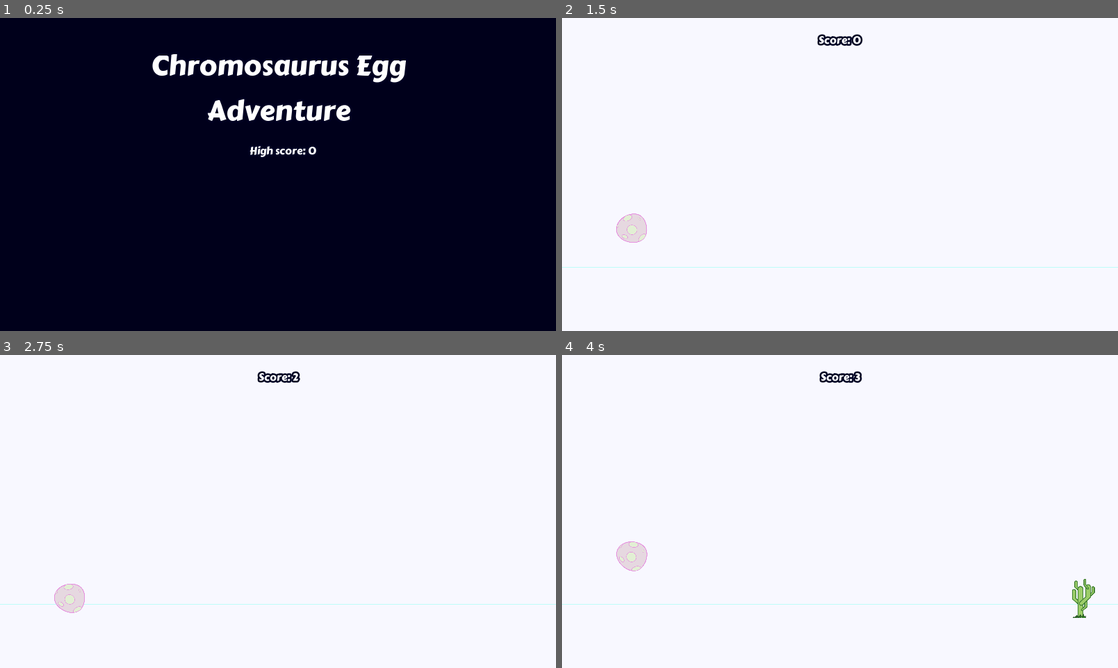
Above: before the commit, frames 1-4 (two rows, left to right).
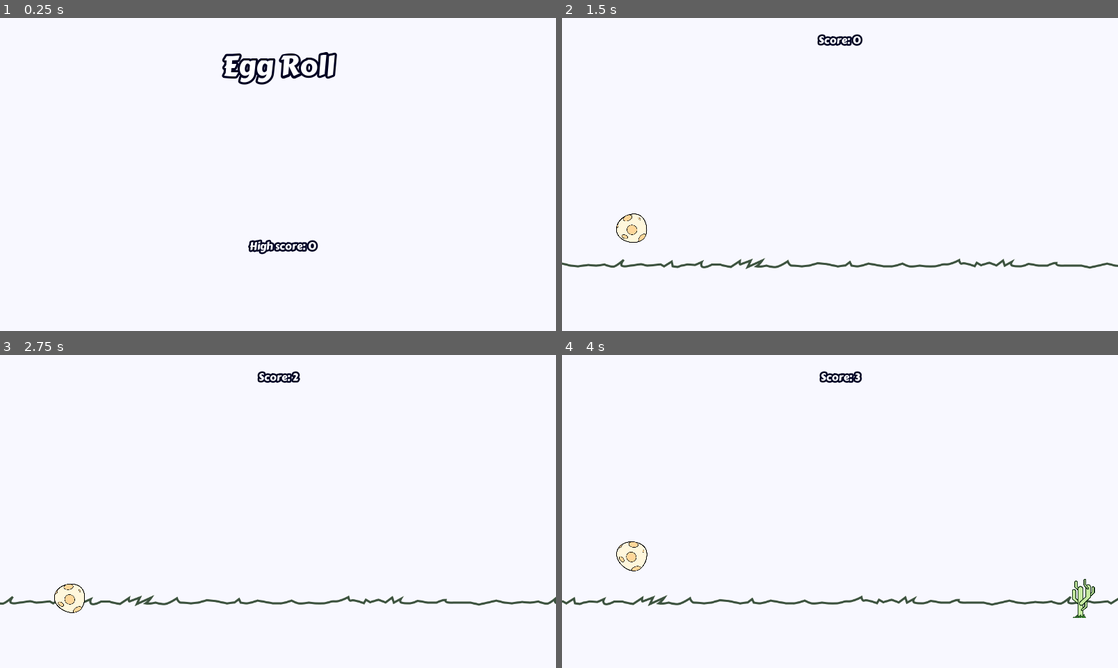
Above: after the commit, the same moments.

Repository: deutandev/Godot-Egg-Roll
Game: Godot game, scene res://src/UI/title.tscn
Two runs of this game, one before a commit and one after it. Both use one fixed random seed, a clock stepped at 60 frames per second and the inputs below.
Inputs:
- Up to frame 1 (0.25 s): no input
- Up to frame 2 (1.5 s): tap Enter at 0.5 s; tap Space (jump) at 0.6, 0.77, 1.07, 1.35 s
- Up to frame 3 (2.75 s): tap Space (jump) at 1.52, 1.82, 2.1 s
- Up to frame 4 (4 s): tap Space (jump) at 2.85, 3.02, 3.32, 3.6, 3.77 s

The runs differ from the first frame. In frame 1, 98% of the frame differs, in the area x 0-100%, y 0-100%; in frame 2, 1.6%; in frame 3, 1.5%; in frame 4, 1.8%.

Commit message:
Scrolling horizon

Diff:
--- a/src/Main/Main.tscn
+++ b/src/Main/Main.tscn
@@ -1,9 +1,10 @@
-[gd_scene load_steps=6 format=2]
+[gd_scene load_steps=7 format=2]
 
 [ext_resource path="res://src/Player/Player.tscn" type="PackedScene" id=1]
 [ext_resource path="res://src/Main/Main.gd" type="Script" id=2]
 [ext_resource path="res://src/bg/Background.tscn" type="PackedScene" id=3]
 [ext_resource path="res://src/UI/ui_theme.tres" type="Theme" id=4]
+[ext_resource path="res://src/bg/Horizon.tscn" type="PackedScene" id=5]
 
 [sub_resource type="RectangleShape2D" id=1]
 extents = Vector2( 57.145, 8.00006 )
@@ -13,6 +14,7 @@
 
 [node name="PlayerNode" parent="." instance=ExtResource( 1 )]
 position = Vector2( 160, 560 )
+z_index = 128
 
 [node name="Floor" type="StaticBody2D" parent="."]
 position = Vector2( 166.855, 600 )
@@ -27,8 +29,6 @@
 [node name="ObstacleTimer" type="Timer" parent="."]
 wait_time = 3.0
 autostart = true
-
-[node name="Background" parent="." instance=ExtResource( 3 )]
 
 [node name="Control" type="Control" parent="."]
 margin_right = 40.0
@@ -52,5 +52,10 @@
 
 [node name="ScoreTimer" type="Timer" parent="."]
 autostart = true
+
+[node name="Background" parent="." instance=ExtResource( 3 )]
+
+[node name="HorizonNode" parent="." instance=ExtResource( 5 )]
+position = Vector2( 627, 565 )
 [connection signal="timeout" from="ObstacleTimer" to="." method="_on_ObstacleTimer_timeout"]
 [connection signal="timeout" from="ScoreTimer" to="." method="_on_ScoreTimer_timeout"]
--- a/src/Obstacles/Obstacle.tscn
+++ b/src/Obstacles/Obstacle.tscn
@@ -3,8 +3,9 @@
 [ext_resource path="res://src/Obstacles/Obstacle.gd" type="Script" id=1]
 [ext_resource path="res://src/img/cactus.png" type="Texture" id=2]
 
-[sub_resource type="RectangleShape2D" id=1]
-extents = Vector2( 28.5404, 42.7664 )
+[sub_resource type="CapsuleShape2D" id=1]
+radius = 24.057
+height = 39.7784
 
 [node name="Obstacle" type="Area2D"]
 position = Vector2( 1334.29, 568 )
--- a/src/UI/title.tscn
+++ b/src/UI/title.tscn
@@ -1,25 +1,15 @@
-[gd_scene load_steps=4 format=2]
+[gd_scene load_steps=5 format=2]
 
 [ext_resource path="res://src/UI/ui_theme.tres" type="Theme" id=1]
 [ext_resource path="res://src/UI/title_font.tres" type="DynamicFont" id=2]
 [ext_resource path="res://src/UI/title.gd" type="Script" id=3]
+[ext_resource path="res://src/bg/Background.tscn" type="PackedScene" id=4]
 
 [node name="TitleScreen" type="Control"]
 anchor_right = 1.0
 anchor_bottom = 1.0
 theme = ExtResource( 1 )
 script = ExtResource( 3 )
-__meta__ = {
-"_edit_use_anchors_": false
-}
-
-[node name="CanvasLayer" type="CanvasLayer" parent="."]
-layer = -128
-
-[node name="ColorRect" type="ColorRect" parent="CanvasLayer"]
-anchor_right = 1.0
-anchor_bottom = 1.0
-color = Color( 0, 0, 0.109804, 1 )
 __meta__ = {
 "_edit_use_anchors_": false
 }
@@ -32,8 +22,7 @@
 margin_right = 292.5
 margin_bottom = 261.321
 custom_fonts/font = ExtResource( 2 )
-text = "Chromosaurus Egg
-Adventure"
+text = "Egg Roll"
 align = 1
 __meta__ = {
 "_edit_use_anchors_": false
@@ -41,12 +30,17 @@
 
 [node name="HighScore" type="Label" parent="."]
 anchor_left = 0.5
-anchor_top = 0.5
+anchor_top = 1.0
 anchor_right = 0.5
-anchor_bottom = 0.5
+anchor_bottom = 1.0
 margin_left = -66.0
-margin_top = -72.9717
+margin_top = -214.201
 margin_right = 66.0
-margin_bottom = -34.9717
+margin_bottom = -176.201
 text = "High Score"
 align = 1
+__meta__ = {
+"_edit_use_anchors_": false
+}
+
+[node name="Background" parent="." instance=ExtResource( 4 )]
--- a/src/bg/Background.tscn
+++ b/src/bg/Background.tscn
@@ -9,15 +9,6 @@
 anchor_bottom = 1.0
 color = Color( 0.976471, 0.976471, 1, 1 )
 __meta__ = {
+"_edit_lock_": true,
 "_edit_use_anchors_": false
 }
-
-[node name="Horizon" type="ColorRect" parent="ParallaxBackground"]
-anchor_right = 1.0
-anchor_bottom = 1.0
-margin_top = 571.507
-margin_bottom = -146.493
-color = Color( 0.74902, 0.996078, 0.980392, 1 )
-__meta__ = {
-"_edit_use_anchors_": false
-}
--- /dev/null
+++ b/src/bg/Horizon.tscn
@@ -0,0 +1,17 @@
+[gd_scene load_steps=4 format=2]
+
+[ext_resource path="res://src/img/horizon.png" type="Texture" id=1]
+[ext_resource path="res://src/bg/Horizon1.gd" type="Script" id=2]
+[ext_resource path="res://src/bg/Horizon2.gd" type="Script" id=3]
+
+[node name="HorizonNode" type="Node2D"]
+position = Vector2( 627, 0 )
+
+[node name="Horizon1" type="Sprite" parent="."]
+texture = ExtResource( 1 )
+script = ExtResource( 2 )
+
+[node name="Horizon2" type="Sprite" parent="."]
+position = Vector2( 1254, 0 )
+texture = ExtResource( 1 )
+script = ExtResource( 3 )
--- /dev/null
+++ b/src/bg/Horizon1.gd
@@ -0,0 +1,16 @@
+extends Sprite
+
+const VELOCITY: float = -1.5
+var g_texture_width: float = 0
+
+func _ready():
+	g_texture_width = texture.get_size().x * scale.x
+
+func _process(delta: float) -> void:
+	position.x += VELOCITY
+	_attempt_reposition()
+
+func _attempt_reposition() -> void:
+	if position.x < -g_texture_width:
+		# Don't just reset position to texture width, otherwise there will be a gap
+		position.x += 2 * g_texture_width
--- /dev/null
+++ b/src/bg/Horizon2.gd
@@ -0,0 +1,16 @@
+extends Sprite
+
+const VELOCITY: float = -1.5
+var g_texture_width: float = 0
+
+func _ready():
+	g_texture_width = texture.get_size().x * scale.x
+
+func _process(delta: float) -> void:
+	position.x += VELOCITY
+	_attempt_reposition()
+
+func _attempt_reposition() -> void:
+	if position.x < -g_texture_width:
+		# Don't just reset position to texture width, otherwise there will be a gap
+		position.x += 2 * g_texture_width
Binary file changed: src/img/cactus.png
Binary file changed: src/img/egg.png
Binary file added: src/img/horizon.png
Not shown, added: src/img/horizon.png.import
Binary file changed: src/img/ufo.png
